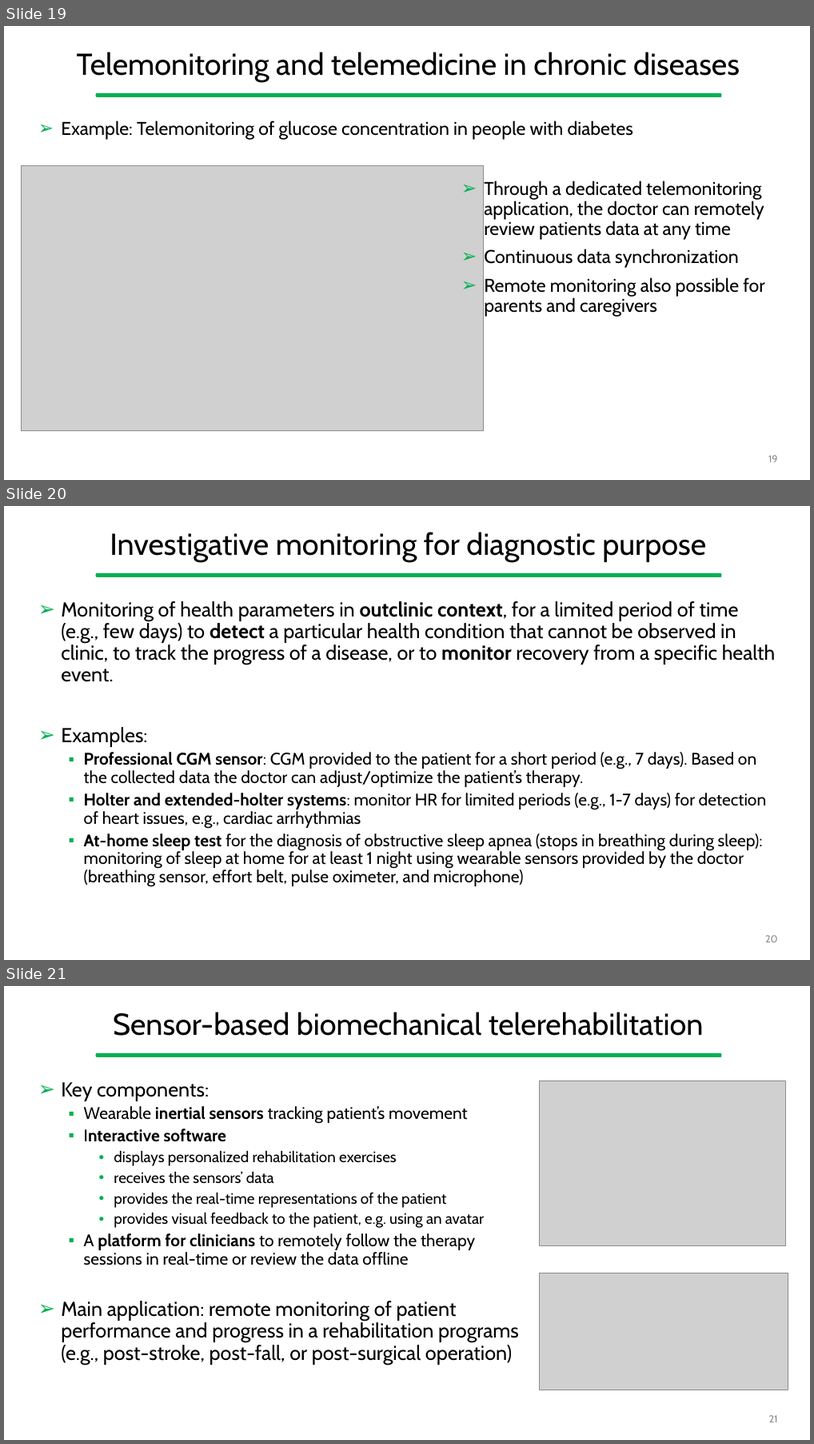
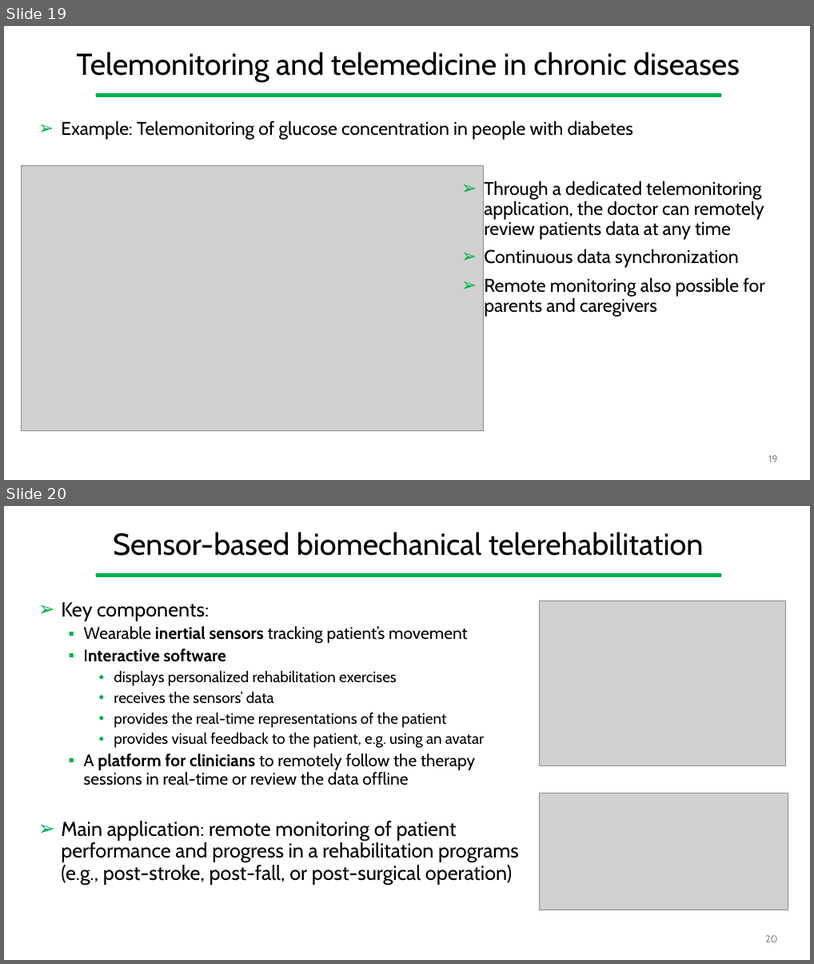
Before and after one commit to gcappon/bwthw, a slide deck: theory_01-course_introduction/theory_1-course_introduction.pptx. Shown one above the other, each under a label of ours: slides 19, 20 and 21 before the commit, slides 19 and 20 after it. The pictures are 814x1444 and 814x964 pixels, drawn with LibreOffice and Linux fonts; fonts in the diff are those of the drawing; grey boxes stand for pictures. Boxes give left, top, right and bottom in pixels: in the first picture for what was removed or moved away, otherwise in the second. Text is boxed around its words. In the diff, an @@ line names an element or a change of style, - is before the commit and + after.

```diff
--- a/theory_01-course_introduction/theory_1-course_introduction.pptx
+++ b/theory_01-course_introduction/theory_1-course_introduction.pptx
@@ slide 20 removed at (x1=4, y1=506, x2=810, y2=960), background #FFFFFF; not listed: 1 template element that a slide beside it also shows @@
@@ title removed at (x1=110, y1=532, x2=706, y2=562) @@
-Investigative monitoring for diagnostic purpose
@@ text removed at (x1=61, y1=601, x2=776, y2=887) @@
-➢ Monitoring of health parameters in outclinic context, for a limited period of time (e.g., few days) to detect a particular health condition that cannot be observed in clinic, to track the progress of a disease, or to monitor recovery from a specific health event.
-➢ Examples:
-  ▪ Professional CGM sensor: CGM provided to the patient for a short period (e.g., 7 days). Based on the collected data the doctor can adjust/optimize the patient’s therapy.
-  ▪ Holter and extended-holter systems: monitor HR for limited periods (e.g., 1-7 days) for detection of heart issues, e.g., cardiac arrhythmias
-  ▪ At-home sleep test for the diagnosis of obstructive sleep apnea (stops in breathing during sleep): monitoring of sleep at home for at least 1 night using wearable sensors provided by the doctor (breathing sensor, effort belt, pulse oximeter, and microphone)
@@ page number removed at (x1=766, y1=935, x2=778, y2=942) @@
-20
@@ what was slide 21 is now slide 20 @@
@@ page number at (x1=766, y1=935, x2=778, y2=942): text changed @@
-21
+20
```
Also in this commit, not shown: 1 slide changed, 3 other files.
